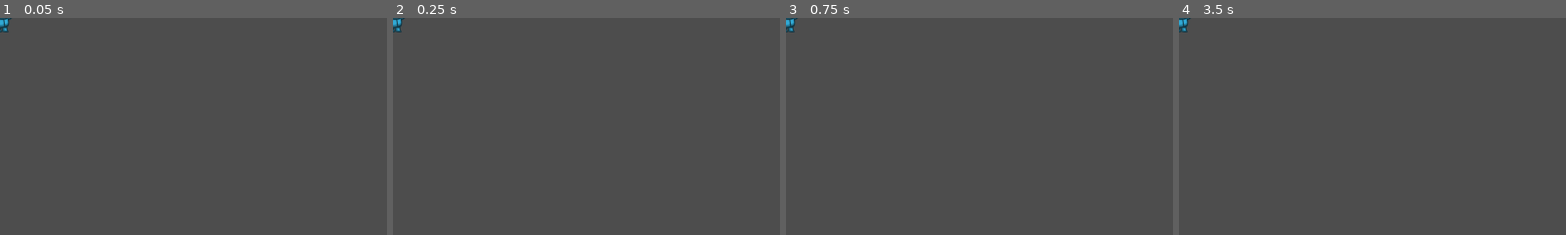
Above: before the commit, frames 1-4 (left to right).
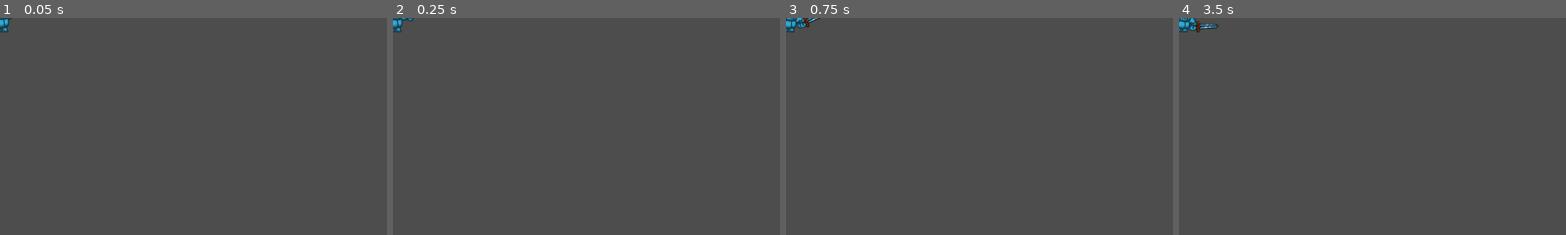
Above: after the commit, the same moments.

Repository: Sebabacou/Manaupen
Game: Godot game, scene res://ennemi.tscn
The game is run twice, just before and just after one commit, with the same random seed, the same clock (stepped at 60 frames per second) and the same inputs. This scene is started directly instead of the project's main scene.
Inputs:
- Up to frame 1 (0.05 s): no input
- Up to frame 2 (0.25 s): no input
- Up to frame 3 (0.75 s): tap Enter (ui_accept) at 0.5 s; hold Right (ui_right) from 0.53 s (still down)
- Up to frame 4 (3.5 s): tap Enter (ui_accept) at 0.77, 1.52, 2, 2.75, 3.02 s; release Right (ui_right) at 2.03 s; hold Left (ui_left) 2.03-2.78 s; hold Right (ui_right) from 2.78 s (still down)
The pictures show only the part of the screen within x 0-50%, y 0-50%; the shares and areas given below are measured in that part.

Frame 1 is identical in both runs. In frame 2, less than 0.1% of the frame differs, in the area x 0-6%, y 0-6%; in frame 3, 0.3%; in frame 4, 0.4%, in the area x 0-11%, y 0-7%.
Error before the commit: Invalid access to property or key 'global_position' on a base object of type 'Nil'. (res://ennemi.gd:34)
Error after the commit: Invalid access to property or key 'global_position' on a base object of type 'Nil'. (res://ennemi.gd:12)

Commit message:
fix: fix pathfinding

Diff:
--- a/Player/character_body_2d.tscn
+++ b/Player/character_body_2d.tscn
@@ -1,10 +1,10 @@
 [gd_scene load_steps=5 format=3 uid="uid://cih03pafw0tyh"]
 
 [ext_resource type="Script" path="res://Player/character_body_2d.gd" id="1_ro33r"]
-[ext_resource type="Texture2D" uid="uid://d1pq3ux688fo2" path="res://icon.svg" id="2_8d5vy"]
+[ext_resource type="Texture2D" uid="uid://c7tjqr2j2sbyi" path="res://icon.svg" id="2_8d5vy"]
 
 [sub_resource type="RectangleShape2D" id="RectangleShape2D_bkxat"]
-size = Vector2(29, 29)
+size = Vector2(109.5, 83.5)
 
 [sub_resource type="SpriteFrames" id="SpriteFrames_prcp3"]
 animations = [{
@@ -37,10 +37,11 @@
 script = ExtResource("1_ro33r")
 
 [node name="CollisionShape2D" type="CollisionShape2D" parent="."]
+position = Vector2(40.25, 27.25)
 shape = SubResource("RectangleShape2D_bkxat")
 
 [node name="AnimatedSprite2D" type="AnimatedSprite2D" parent="."]
-position = Vector2(-1.19209e-07, 0)
-scale = Vector2(0.226563, 0.234375)
+position = Vector2(38.75, 26)
+scale = Vector2(0.832031, 0.640625)
 sprite_frames = SubResource("SpriteFrames_prcp3")
 animation = &"run"
--- a/ennemi.gd
+++ b/ennemi.gd
@@ -6,11 +6,10 @@
 @export var player: Node2D
 
 @onready var nav : NavigationAgent2D
+@onready var anim = get_node("AnimatedSprite2D")
 
 func _physics_process(_delta : float) -> void:
-	var test = nav.get_current_navigation_path()
-	print(test)
-	var velo = nav.get_next_path_position() - global_position
+	var velo = player.global_position - global_position
 	velo = velo.normalized()
 	velocity = velo * speed
 	move_and_slide()
@@ -28,6 +27,7 @@
 	nav.path_desired_distance = 30.0
 	nav.target_desired_distance = 20.0
 	call_deferred("actor_setup")
+	anim.play("default")
 
 func actor_setup():
 	await get_tree().physics_frame
